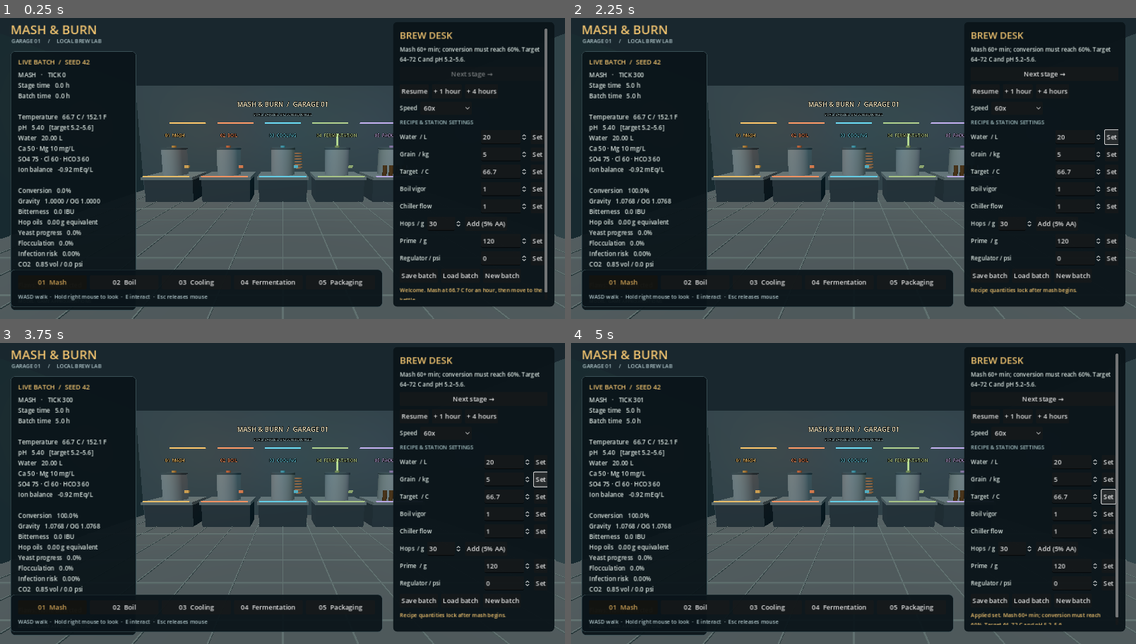
Above: before the commit, frames 1-4 (two rows, left to right).
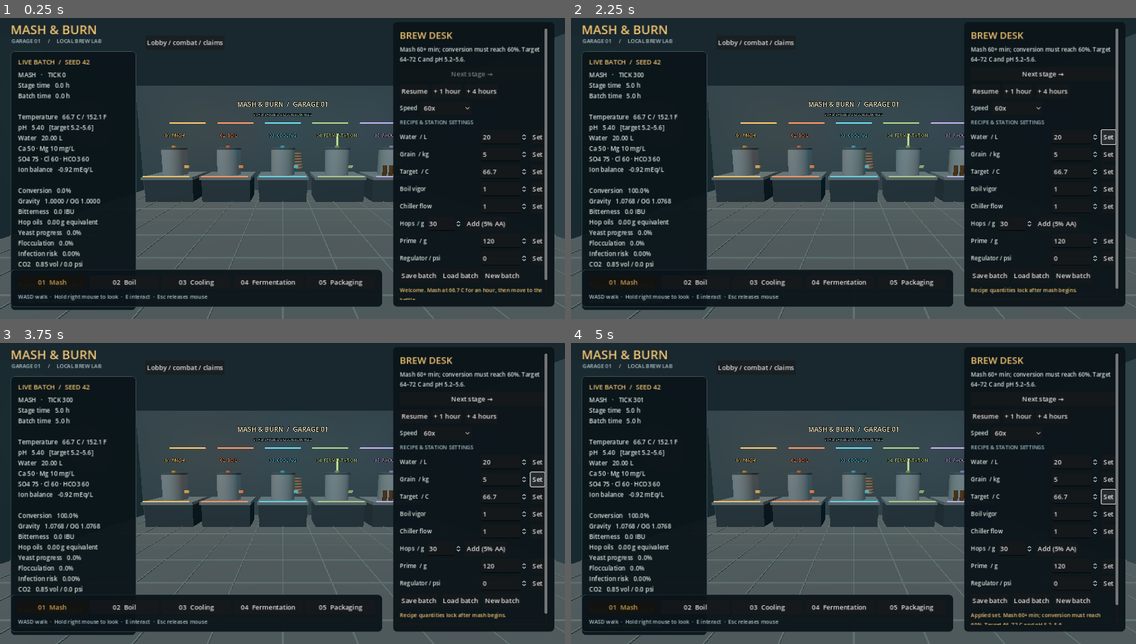
Above: after the commit, the same moments.

Repository: jpeckham/MashAndBurn
Game: Godot game, scene res://scenes/garage/garage.tscn
Same seed, same stepped clock (60 frames per second), same inputs: the game is played once before the commit and once after it.
Inputs:
- Up to frame 1 (0.25 s): no input
- Up to frame 2 (2.25 s): click "+ 1 hour" at 0.5 s; click "+ 4 hours" at 1.25 s; click "Set" at 2 s
- Up to frame 3 (3.75 s): click "Set" at 2.75 s; click "Set" at 3.5 s
- Up to frame 4 (5 s): click "Set" at 4.25 s

The runs differ from the first frame. In frame 1, 0.2% of the frame differs, in the area x 26-97%, y 7-92%; in frame 2, 1.1%; in frame 3, 1.1%, in the area x 26-97%, y 3-90%; in frame 4, 0.2%.

Commit message:
feat: wire multiplayer garage controls and preserve late fire staging windows

Diff:
--- a/project.godot
+++ b/project.godot
@@ -1,7 +1,7 @@
 config_version=5
 
 [mash_burn]
-modules=["res://src/social/judging_module.gd"]
+modules=["res://src/social/judging_module.gd","res://src/gameplay/multiplayer_module.gd"]
 
 [application]
 config/name="Mash & Burn"
--- a/src/gameplay/fire/fire_claims.gd
+++ b/src/gameplay/fire/fire_claims.gd
@@ -11,6 +11,7 @@
 	if p.fire.phase != "idle": return "This bay already has a fire incident."
 	p.fire = initial()
 	p.fire.merge({"phase":"staging","remaining":WINDOW,"heat":.25,"smoke":.05,"cause":cause},true)
+	p.fire.origin = p.position.duplicate()
 	# Hardware consumers must observe the latch before any visual or claims event.
 	disarm.call(s,who,"fire")
 	emit.call(s,"fire",who,{"cause":cause,"window_seconds":WINDOW})
--- /dev/null
+++ b/src/gameplay/multiplayer_module.gd
@@ -0,0 +1,281 @@
+extends Node
+## Garage extension: ENet lobby, authoritative brew desk, combat/claims HUD and world cues.
+const Network = preload("res://src/gameplay/network/match_network.gd")
+const RemoteSession = preload("res://src/gameplay/network/remote_brew_session.gd")
+var garage: Node
+var network: Node
+var original_session
+var remote_session
+var remote_mode := false
+var panel: PanelContainer
+var summary: Label
+var scoreboard: Label
+var status_line: Label
+var notice: Label
+var name_input: LineEdit
+var address: LineEdit
+var port: SpinBox
+var targets: OptionButton
+var weapons: OptionButton
+var styles: OptionButton
+var causes: OptionButton
+var veil: ColorRect
+var markers: Dictionary = {}
+var projectiles: Dictionary = {}
+var fires: Dictionary = {}
+var movement_timer := 0.0
+const WEAPONS = ["wand","ladle","hydrometer","keg","bottle"]
+const STYLES = ["pale_ale","lager","stout"]
+const CAUSES = ["boil_over","cord","dust"]
+
+func _init() -> void:
+	name = "Multiplayer"
+
+func setup(host: Node) -> void:
+	garage = host
+	network = Network.new()
+	network.name = "MatchNetwork"
+	add_child(network)
+	garage.button("Multiplayer lobby / match",garage.module_slot,func(): panel.visible = not panel.visible)
+	build_ui()
+	network.changed.connect(sync)
+	garage.box(Vector3(0,.02,5.7),Vector3(10,.03,.35),Color("32764b"))
+	garage.sign3d("EXIT  /  ESCAPE FROM SMOKE",Vector3(0,2.7,6),Color("b2f4c1"),28)
+	sync()
+
+func build_ui() -> void:
+	var layer := CanvasLayer.new()
+	layer.layer = 4
+	add_child(layer)
+	var root := Control.new()
+	root.set_anchors_and_offsets_preset(Control.PRESET_FULL_RECT)
+	root.mouse_filter = Control.MOUSE_FILTER_IGNORE
+	layer.add_child(root)
+	veil = ColorRect.new()
+	veil.position = Vector2(330,90)
+	veil.size = Vector2(610,515)
+	veil.mouse_filter = Control.MOUSE_FILTER_IGNORE
+	veil.color = Color(0,0,0,0)
+	root.add_child(veil)
+	status_line = garage.label("",root,14,Color("f0c36f"))
+	status_line.position = Vector2(350,18)
+	var toggle: Button = garage.button("Lobby / combat / claims",root,func(): panel.visible = not panel.visible)
+	toggle.position = Vector2(350,53)
+	panel = PanelContainer.new()
+	panel.position = Vector2(335,100)
+	panel.size = Vector2(600,500)
+	panel.visible = false
+	var style := StyleBoxFlat.new()
+	style.bg_color = Color("101e27")
+	style.border_color = Color("ceac67")
+	style.set_border_width_all(2)
+	style.set_corner_radius_all(10)
+	for side in ["left","right","top","bottom"]: style.set("content_margin_"+side,14)
+	panel.add_theme_stylebox_override("panel",style)
+	root.add_child(panel)
+	var scroll := ScrollContainer.new()
+	scroll.custom_minimum_size = Vector2(560,465)
+	scroll.horizontal_scroll_mode = ScrollContainer.SCROLL_MODE_DISABLED
+	panel.add_child(scroll)
+	var controls := VBoxContainer.new()
+	controls.size_flags_horizontal = Control.SIZE_EXPAND_FILL
+	controls.add_theme_constant_override("separation",8)
+	scroll.add_child(controls)
+	var title: HBoxContainer = garage.row(controls)
+	garage.label("BREWERY DEATHMATCH",title,22,Color("f0c36f")).size_flags_horizontal = Control.SIZE_EXPAND_FILL
+	garage.button("Close",title,func(): panel.visible = false)
+	garage.label("2–8 brewers · 15-minute server clock · fictional game effects",controls,13)
+	name_input = LineEdit.new()
+	name_input.text = "Brewer"
+	name_input.max_length = 32
+	name_input.placeholder_text = "Your brewer name"
+	controls.add_child(name_input)
+	var connection: HBoxContainer = garage.row(controls)
+	address = LineEdit.new()
+	address.text = "127.0.0.1"
+	address.placeholder_text = "Host IP address"
+	address.size_flags_horizontal = Control.SIZE_EXPAND_FILL
+	connection.add_child(address)
+	port = SpinBox.new()
+	port.min_value = 1024
+	port.max_value = 65535
+	port.step = 1
+	port.value = 27841
+	connection.add_child(port)
+	var lobby: HBoxContainer = garage.row(controls)
+	garage.button("Host",lobby,func(): network.host(int(port.value),name_input.text))
+	garage.button("Join",lobby,func(): connect_match(false))
+	garage.button("Reconnect",lobby,func(): connect_match(true))
+	garage.button("Leave",lobby,leave)
+	var ready: HBoxContainer = garage.row(controls)
+	garage.button("Toggle ready",ready,func():
+		if network.view.get("players",{}).has(network.player_id): network.send("ready",{"ready":not network.view.players[network.player_id].ready}))
+	styles = OptionButton.new()
+	for style_name in STYLES: styles.add_item(style_name.capitalize())
+	ready.add_child(styles)
+	garage.button("Start (host)",ready,func(): network.start_round(STYLES[styles.selected]))
+	notice = garage.label("",controls,13,Color("f0c36f"))
+	notice.autowrap_mode = TextServer.AUTOWRAP_WORD_SMART
+	notice.custom_minimum_size.x = 550
+	summary = garage.label("",controls,14)
+	summary.autowrap_mode = TextServer.AUTOWRAP_WORD_SMART
+	garage.label("Use the Brew Desk for your own batch. Server speed: 600x.\nClose this panel, hold right mouse and WASD to approach rivals.",controls,13)
+	var equipment: HBoxContainer = garage.row(controls)
+	targets = OptionButton.new()
+	targets.size_flags_horizontal = Control.SIZE_EXPAND_FILL
+	equipment.add_child(targets)
+	weapons = OptionButton.new()
+	for weapon in WEAPONS: weapons.add_item(weapon.capitalize())
+	equipment.add_child(weapons)
+	garage.button("Use weapon",equipment,func(): network.send("attack",{"weapon":WEAPONS[weapons.selected],"target":targets.get_selected_id()}))
+	var sabotage: HBoxContainer = garage.row(controls)
+	for kind in ["chiller","contamination","burner"]:
+		var selected: String = kind
+		garage.button("Sabotage " + kind,sabotage,func(): network.send("sabotage",{"kind":selected,"target":targets.get_selected_id()}))
+	var ignition: HBoxContainer = garage.row(controls)
+	causes = OptionButton.new()
+	for cause in ["Boil-over incident","Cord incident","Grain-dust incident"]: causes.add_item(cause)
+	ignition.add_child(causes)
+	garage.button("Fictional fire",ignition,func(): network.send("ignite",{"cause":CAUSES[causes.selected]}))
+	var staging: HBoxContainer = garage.row(controls)
+	for object in ["receipt","equipment","evidence"]:
+		var selected: String = object
+		garage.button("Stage " + object,staging,func(): network.send("stage",{"object":selected}))
+	garage.button("Escape (reach green exit first)",controls,func(): network.send("escape"))
+	garage.label("Fire disarms telemetry immediately. Stage fictional objects during 45 seconds,\nthen escape smoke. Server inspection grants 150% replacement or a penalty.",controls,12)
+	scoreboard = garage.label("",controls,13)
+	scoreboard.autowrap_mode = TextServer.AUTOWRAP_WORD_SMART
+	scoreboard.custom_minimum_size.x = 550
+
+func connect_match(resume: bool) -> void:
+	var error: Error = network.connect_to(address.text,int(port.value),name_input.text,resume)
+	if error != OK: notice.text = "Invalid address/port or connection setup failed (%d)." % error
+
+func leave() -> void:
+	network.shutdown()
+	if remote_mode:
+		garage.session = original_session
+		remote_mode = false
+		garage.paused = true
+		garage.accumulated = 0.0
+		garage.refresh()
+	for collection in [markers,projectiles,fires]:
+		for object in collection.values(): object.queue_free()
+		collection.clear()
+	status_line.text = ""
+	veil.color = Color(0,0,0,0)
+	notice.text = "Offline. Your local batch is restored."
+	scoreboard.text = ""
+	summary.text = ""
+
+func sync() -> void:
+	notice.text = network.message
+	var view: Dictionary = network.view
+	if view.is_empty(): return
+	if view.players.has(network.player_id):
+		if not remote_mode:
+			original_session = garage.session
+			remote_session = RemoteSession.new()
+			remote_session.configure(network)
+			garage.session = remote_session
+			remote_mode = true
+		remote_session.apply_snapshot(view,network.player_id)
+		garage.paused = true
+		garage.accumulated = 0.0
+		garage.refresh()
+		var p: Dictionary = view.players[network.player_id]
+		garage.camera.position = Vector3(p.position[0],1.9,p.position[1])
+		status_line.text = "%s  %02d:%02d  ·  HP %.0f  ·  capital %d%s" % [view.phase.to_upper(),int(maxf(0,900-view.elapsed))/60,int(maxf(0,900-view.elapsed))%60,p.health,p.money,"  ·  DISARMED" if view.hardware_safe else ""]
+		veil.color = Color(0,0,0,.78) if p.blind_until > view.tick*.1 else Color(.2,.18,.15,p.fire.smoke*.25 if p.fire.phase == "staging" and not p.escaped else 0.0)
+		summary.text = "Style: %s  ·  Stage: %s  ·  Connected: %s\n%s" % [view.style,p.batch.stage,"yes" if network.session_connected else "no",fire_summary(p)]
+	var selected: int = targets.get_selected_id()
+	targets.clear()
+	var lines: Array[String] = []
+	for who in view.players:
+		var p: Dictionary = view.players[who]
+		lines.append("%d  %s  ·  HP %.0f  ·  %s  ·  %s" % [who,p.name,p.health,p.batch.stage,"ready" if p.ready else "not ready"])
+		if who != network.player_id:
+			targets.add_item("%d %s" % [who,p.name],who)
+			if selected == who: targets.select(targets.item_count-1)
+	if view.phase == "finished":
+		lines.append("\nFINAL TASTING / SERVER RESULTS")
+		for result in view.results:
+			var c: Dictionary = result.judge.categories
+			lines.append("%s: %.1f/100 · capital %d\nAroma %.1f / Look %.1f / Flavor %.1f / Feel %.1f / Style %.1f\n%s" % [result.name,result.judge.score,result.money,c.aroma,c.appearance,c.flavor,c.mouthfeel,c.style_accuracy," ".join(result.judge.feedback)])
+	scoreboard.text = "\n".join(lines)
+	render_world(view)
+
+func fire_summary(p: Dictionary) -> String:
+	if p.fire.phase == "staging": return "FIRE: %.1f seconds to inspection · Smoke %.0f%% · %s" % [p.fire.remaining,p.fire.smoke*100,"ESCAPED" if p.escaped else "Reach the green exit"]
+	if p.claim.resolved: return "Claim %s: payout %d / penalty %d. %s" % ["accepted" if p.claim.passed else "rejected",p.claim.payout,p.claim.penalty,p.claim.reason]
+	return "No fire incident. Keep your batch safe while competing."
+
+func mesh_marker(color: Color, projectile: bool = false) -> Node3D:
+	var body := Node3D.new()
+	var mesh := MeshInstance3D.new()
+	if projectile:
+		var sphere := SphereMesh.new()
+		sphere.radius = .2
+		sphere.height = .4
+		mesh.mesh = sphere
+	else:
+		var capsule := CapsuleMesh.new()
+		capsule.radius = .28
+		capsule.height = 1.6
+		mesh.mesh = capsule
+		mesh.position.y = .85
+	var material := StandardMaterial3D.new()
+	material.albedo_color = color
+	material.roughness = .6
+	mesh.material_override = material
+	body.add_child(mesh)
+	var label := Label3D.new()
+	label.name = "Nameplate"
+	label.font_size = 28
+	label.position.y = 1.9
+	body.add_child(label)
+	garage.add_child(body)
+	return body
+
+func render_world(view: Dictionary) -> void:
+	for who in markers.keys():
+		if not view.players.has(who):
+			markers[who].queue_free()
+			markers.erase(who)
+	for who in view.players:
+		var p: Dictionary = view.players[who]
+		if not markers.has(who): markers[who] = mesh_marker(Color.from_hsv(float(who)/8,.6,.9))
+		markers[who].visible = who != network.player_id
+		markers[who].position = Vector3(p.position[0],0,p.position[1])
+		markers[who].get_node("Nameplate").text = "%s  %.0f HP%s" % [p.name,p.health," [offline]" if not p.connected else ""]
+		if p.fire.phase == "staging":
+			if not fires.has(who): fires[who] = mesh_marker(Color("f2803b"),true)
+			var origin: Array = p.fire.get("origin",p.position)
+			fires[who].position = Vector3(origin[0],.6,origin[1])
+			fires[who].scale = Vector3(3,6,3)*(.5+p.fire.heat)
+		elif fires.has(who):
+			fires[who].queue_free()
+			fires.erase(who)
+	var active: Array = []
+	for p in view.projectiles:
+		active.append(p.id)
+		if not projectiles.has(p.id): projectiles[p.id] = mesh_marker(Color("bac8ce") if p.weapon == "keg" else Color("d9ad62"),true)
+		projectiles[p.id].position = Vector3(p.position[0],p.position[1],p.position[2])
+	for id in projectiles.keys():
+		if id not in active:
+			projectiles[id].queue_free()
+			projectiles.erase(id)
+
+func _process(delta: float) -> void:
+	if not remote_mode or not network.session_connected or network.view.get("phase") not in ["running","settling"]: return
+	movement_timer += delta
+	if movement_timer < .1: return
+	movement_timer = 0.0
+	var direction := Vector3.ZERO
+	if Input.mouse_mode == Input.MOUSE_MODE_CAPTURED and not panel.visible:
+		direction = Vector3(float(Input.is_physical_key_pressed(KEY_D))-float(Input.is_physical_key_pressed(KEY_A)),0,float(Input.is_physical_key_pressed(KEY_S))-float(Input.is_physical_key_pressed(KEY_W)))
+		direction = direction.rotated(Vector3.UP,garage.camera.rotation.y).normalized()
+	network.send("move",{"direction":[direction.x,direction.z]})
+
+func on_state(_state: Dictionary) -> void:
+	pass
--- a/src/gameplay/network/match_network.gd
+++ b/src/gameplay/network/match_network.gd
@@ -10,6 +10,7 @@
 var message := "Offline. Host or join a trusted local/LAN session."
 var reply_count := 0
 var is_host := false
+var session_connected := false
 var pending := false
 var queued: Array = []
 var connection_name := "Brewer"
@@ -42,6 +43,7 @@
 		return error
 	multiplayer.multiplayer_peer = peer
 	is_host = true
+	session_connected = true
 	var seed_value: int = Crypto.new().generate_random_bytes(4).decode_u32(0)%2147483647
 	state = authority.initial_state(seed_value)
 	if playing:
@@ -90,6 +92,7 @@
 func _drop_connection(reason: String) -> void:
 	if multiplayer.multiplayer_peer: multiplayer.multiplayer_peer.close()
 	multiplayer.multiplayer_peer = OfflineMultiplayerPeer.new()
+	session_connected = false
 	pending = false
 	queued.clear()
 	message = reason
@@ -131,11 +134,15 @@
 		_drop_connection(error)
 		return
 	player_id = id
+	session_connected = true
 	resume_token = token
 	message = "Joined as brewer %d. Ready when your recipe is set." % id
 	accept_view(snapshot)
 
 func send(action: String, data: Dictionary = {}) -> bool:
+	if not session_connected:
+		message = "Disconnected; reconnect or leave."
+		return false
 	if player_id == 0 or not view.get("players",{}).has(player_id) or not view.players[player_id].connected:
 		message = "No connected brewer identity."
 		return false
@@ -238,10 +245,10 @@
 		if Time.get_ticks_msec()-unauthenticated[peer] > 5000:
 			multiplayer.multiplayer_peer.disconnect_peer(peer)
 			unauthenticated.erase(peer)
-	if state.get("phase") != "running": return
+	if state.get("phase") not in ["running","settling"]: return
 	accumulator += delta
 	var steps := 0
-	while accumulator >= .1 and steps < 5 and state.phase == "running":
+	while accumulator >= .1 and steps < 5 and state.phase in ["running","settling"]:
 		state = authority.advance(state,.1).state
 		accumulator -= .1
 		steps += 1
@@ -251,6 +258,7 @@
 	if multiplayer.multiplayer_peer: multiplayer.multiplayer_peer.close()
 	multiplayer.multiplayer_peer = OfflineMultiplayerPeer.new()
 	is_host = false
+	session_connected = false
 	player_id = 0
 	resume_token = ""
 	pending = false
--- /dev/null
+++ b/src/gameplay/network/remote_brew_session.gd
@@ -0,0 +1,37 @@
+extends "res://src/presentation/brew_session.gd"
+## Existing brew-desk controls become intents; they never simulate or load a local batch.
+var transport
+
+func configure(network) -> void:
+	transport = network
+
+func apply_snapshot(snapshot: Dictionary, who: int) -> void:
+	if snapshot.get("players",{}).has(who): state = snapshot.players[who].batch.duplicate(true)
+	if transport != null and transport is Node: message = transport.message
+
+func route(action: String, values: Dictionary = {}) -> bool:
+	if transport == null:
+		message = "Multiplayer transport is unavailable."
+		return false
+	var command := values.duplicate(true)
+	command.action = action
+	message = "Queued for server approval."
+	return transport.send("brew",{"command":command})
+
+func step(_ticks: int) -> void:
+	message = "The server owns round time and 600x brewing speed."
+
+func new_batch() -> void:
+	message = "Leave the match to start a local batch."
+
+func decode_save(_raw: String) -> bool:
+	message = "Multiplayer state comes from the server; local loads are disabled."
+	return false
+
+func save_to(_path: String = "user://batch-v1.json") -> bool:
+	message = "Local save/load is disabled during multiplayer."
+	return false
+
+func load_from(_path: String = "user://batch-v1.json") -> bool:
+	message = "Local save/load is disabled during multiplayer."
+	return false
--- a/src/gameplay/rounds/round_authority.gd
+++ b/src/gameplay/rounds/round_authority.gd
@@ -124,9 +124,10 @@
 	for key in command:
 		if key not in ["version","round_id","seq","tick","action"] and key not in allowed[action]: return rejected(state,"Unsupported command field.")
 	if state.phase == "finished": return rejected(state,"The round has finished.")
+	if state.phase == "settling" and action not in ["move","stage","escape"]: return rejected(state,"Competition ended; only staging and escape remain.")
 	if action == "ready":
 		if state.phase != "lobby" or not command.get("ready") is bool: return rejected(state,"Ready status requires a lobby and boolean.")
-	elif state.phase != "running" and action != "brew": return rejected(state,"Wait for the host to start the round.")
+	elif state.phase not in ["running","settling"] and action != "brew": return rejected(state,"Wait for the host to start the round.")
 	elif player.health <= 0 or player.escaped or not player.connected: return rejected(state,"This player cannot act.")
 	var s: Dictionary = state.duplicate(true)
 	var p: Dictionary = s.players[who]
@@ -152,9 +153,9 @@
 			error = fire.ignite(s,who,command.cause,emit,disarm)
 		"stage":
 			if not command.get("object") is String: return rejected(state,"Invalid staging object.")
-			if s.elapsed < p.cooldowns.get("stage",0.0): return rejected(state,"Staging cooldown is active.")
+			if s.tick*TICK < p.cooldowns.get("stage",0.0): return rejected(state,"Staging cooldown is active.")
 			error = fire.stage(p,command.object)
-			if error.is_empty(): p.cooldowns.stage = s.elapsed+1
+			if error.is_empty(): p.cooldowns.stage = s.tick*TICK+1
 		"escape": error = fire.escape(p)
 	if not error.is_empty(): return rejected(state,error)
 	p.seq = int(command.seq)
@@ -168,7 +169,7 @@
 	var fields: Array = {"set":["action","field","value"],"add_hops":["action","grams","alpha"],"next":["action"]}[input.action]
 	for key in input:
 		if key not in fields: return "Unsupported brewing field."
-	if s.elapsed < p.cooldowns.get("brew",0.0): return "Brewing command cooldown is active."
+	if s.tick*TICK < p.cooldowns.get("brew",0.0): return "Brewing command cooldown is active."
 	if s.phase == "lobby":
 		if input.action != "set": return "Only recipe settings can change in the lobby."
 		var c: Dictionary = input.duplicate(true)
@@ -184,7 +185,7 @@
 		# Broken cooling equipment cannot be repaired by sending an arbitrary setting.
 		if p.get("broken_chiller",false): p.batch.chiller = 0.0
 		if p.redline: p.batch.target_c = 100.0 if p.batch.stage in ["mash","boil"] else p.batch.target_c
-	p.cooldowns.brew = s.elapsed+.2
+	p.cooldowns.brew = s.tick*TICK+.2
 	return ""
 
 func attack(s: Dictionary, who: int, target: int, weapon) -> String:
@@ -193,7 +194,7 @@
 	var victim: Dictionary = s.players[target]
 	var spec: Dictionary = WEAPONS[weapon]
 	if distance(p,victim) > spec.range: return "Target is out of weapon range."
-	if s.elapsed < p.cooldowns.get("attack",0.0): return "Weapon cooldown is active."
+	if s.tick*TICK < p.cooldowns.get("attack",0.0): return "Weapon cooldown is active."
 	if weapon in ["keg","bottle"]:
 		if s.projectiles.filter(func(projectile): return projectile.owner == who).size() >= 2: return "Too many active projectiles."
 		var origin := Vector2(p.position[0],p.position[1])
@@ -202,10 +203,10 @@
 		s.projectile_seq += 1
 		s.projectiles.append({"id":s.projectile_seq,"owner":who,"weapon":weapon,"position":[origin.x,1.2,origin.y],"velocity":[direction.x*8,2.0,direction.y*8],"age":0.0})
 	elif weapon == "wand":
-		victim.blind_until = s.elapsed+2.0
-		victim.slip_until = s.elapsed+4.0
+		victim.blind_until = s.tick*TICK+2.0
+		victim.slip_until = s.tick*TICK+4.0
 	else: damage(s,target,spec.damage,who,weapon)
-	p.cooldowns.attack = s.elapsed+spec.cooldown
+	p.cooldowns.attack = s.tick*TICK+spec.cooldown
 	emit(s,"attack",who,{"weapon":weapon,"target":target})
 	return ""
 
@@ -214,7 +215,7 @@
 	var p: Dictionary = s.players[who]
 	var victim: Dictionary = s.players[target]
 	if distance(p,victim) > 3: return "Move within three game metres of the rival."
-	if s.elapsed < p.cooldowns.get("sabotage",0.0): return "Sabotage cooldown is active."
+	if s.tick*TICK < p.cooldowns.get("sabotage",0.0): return "Sabotage cooldown is active."
 	match kind:
 		"chiller":
 			victim.batch.chiller = 0.0
@@ -226,7 +227,7 @@
 			victim.redline = true
 			victim.batch.target_c = 100.0
 			victim.batch.vigor = 1.0
-	p.cooldowns.sabotage = s.elapsed+5.0
+	p.cooldowns.sabotage = s.tick*TICK+5.0
 	emit(s,"sabotage",who,{"kind":kind,"target":target})
 	return ""
 
@@ -240,7 +241,7 @@
 
 func advance(state: Dictionary, dt: float) -> Dictionary:
 	if not is_finite(dt) or not is_equal_approx(dt,TICK): return rejected(state,"Expected one fixed 0.1-second server tick.")
-	if state.phase != "running": return rejected(state,"Only a running round advances.")
+	if state.phase not in ["running","settling"]: return rejected(state,"Only a running round or active claims settlement advances.")
 	var s: Dictionary = state.duplicate(true)
 	s.tick += 1
 	s.elapsed = minf(900,s.tick*TICK)
@@ -249,18 +250,26 @@
 		if p.connected and p.health > 0 and not p.escaped:
 			# Missing movement input times out; disconnect cannot leave a player walking.
 			if s.tick-p.last_move_tick > 5: p.move = [0.0,0.0]
-			var speed := 1.2 if p.slip_until > s.elapsed else 3.0
+			var speed := 1.2 if p.slip_until > s.tick*TICK else 3.0
 			p.position[0] = clampf(p.position[0]+p.move[0]*dt*speed,-6.5,6.5)
 			p.position[1] = clampf(p.position[1]+p.move[1]*dt*speed,-.5,6)
-			if not p.batch.safe_state and p.batch.stage != "judging":
+			if s.phase == "running" and not p.batch.safe_state and p.batch.stage != "judging":
 				var result: Dictionary = sim.advance(p.batch,{},60.0)
 				if result.ok: p.batch = result.state
 				else: disarm(s,who,"hazard")
 				for hazard in result.events: disarm(s,who,hazard.kind)
-			if p.redline and p.batch.stage == "boil" and p.batch.temp_c >= 95 and p.fire.phase == "idle": fire.ignite(s,who,"boil_over",emit,disarm)
-	advance_projectiles(s,dt)
+			if s.phase == "running" and p.redline and p.batch.stage == "boil" and p.batch.temp_c >= 95 and p.fire.phase == "idle": fire.ignite(s,who,"boil_over",emit,disarm)
+	if s.phase == "running": advance_projectiles(s,dt)
 	fire.advance(s,dt,emit,disarm)
-	if s.tick >= ROUND_TICKS: finish(s)
+	if s.tick >= ROUND_TICKS:
+		if s.players.values().any(func(p): return p.fire.phase == "staging"):
+			if s.phase != "settling":
+				s.phase = "settling"
+				s.projectiles.clear()
+				for who in s.players:
+					if not s.players[who].batch.safe_state: disarm(s,who,"disconnect")
+				emit(s,"round_clock_expired",0,{"claims_pending":true})
+		else: finish(s)
 	return accepted(s,state.event_id)
 
 func advance_projectiles(s: Dictionary, dt: float) -> void:
@@ -288,7 +297,6 @@
 	for who in s.players:
 		var p: Dictionary = s.players[who]
 		p.move = [0.0,0.0]
-		if p.fire.phase == "staging": fire.inspect(s,who,emit)
 		var result: Dictionary = judge.evaluate(p.batch)
 		var target: Dictionary = STYLES[s.style]
 		result.categories.style_accuracy = snappedf(clampf(20-absf(p.batch.ibu-target.ibu)*.25-absf(p.batch.og-target.og)*150-(1-p.batch.attenuation)*8,0,20),.1)
